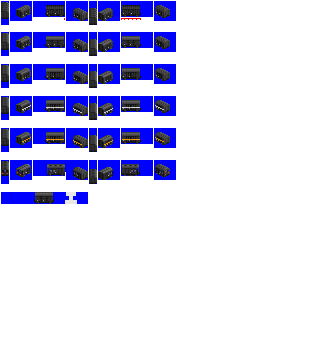
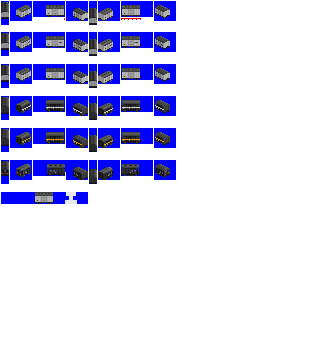
Two versions of the same layered image (332 x 361). Layer-by-layer changes:
added layer "re 2500" above "wamu 50000" over [1, 3, 170, 204]
hid "wamu 50000" over [1, 3, 170, 204]
